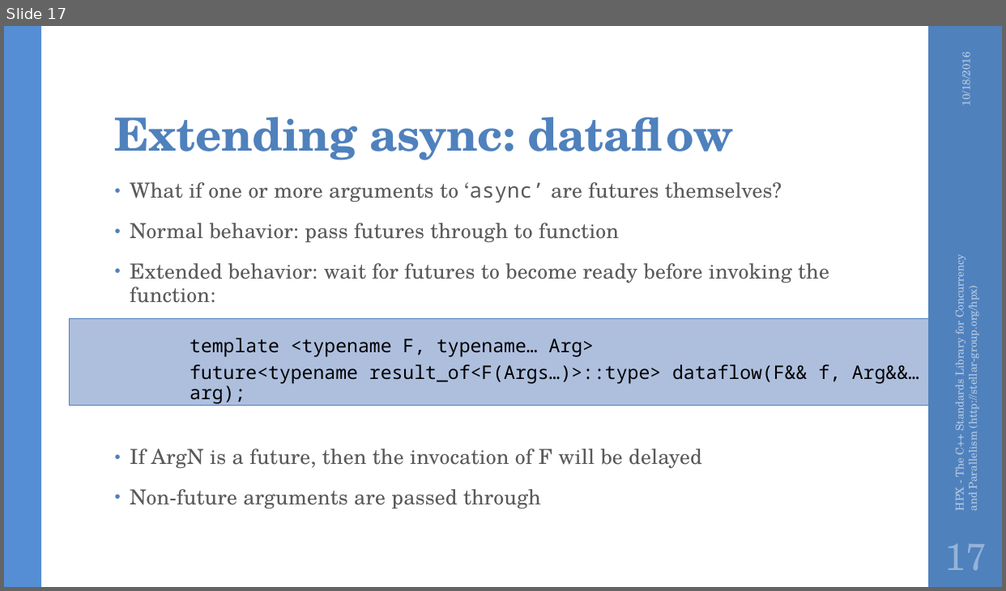
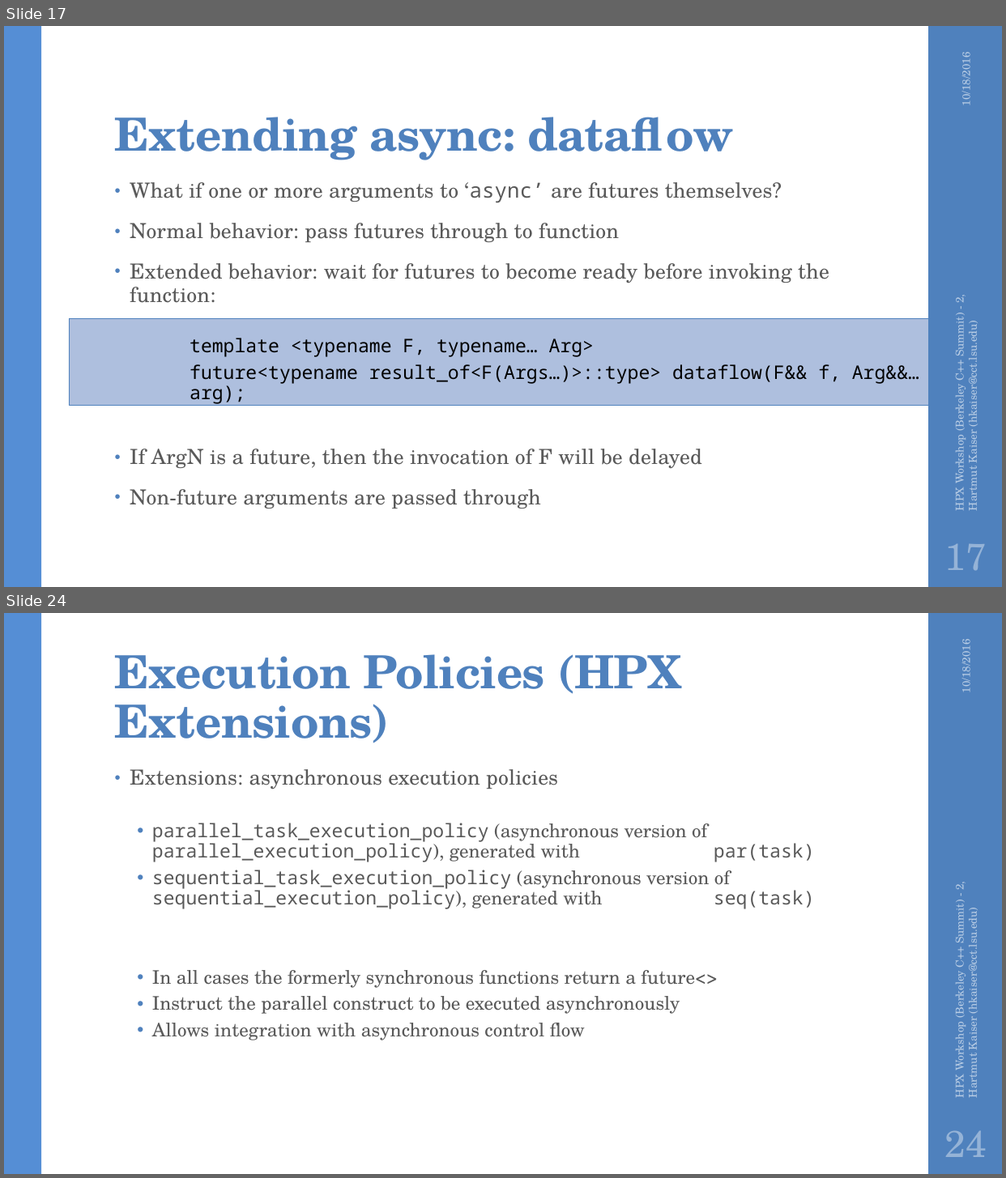
Before and after one commit to STEllAR-GROUP/tutorials, a slide deck: lbl2016/HPX Workshop (Berkeley C++ Summit) - 2.pptx. Shown one above the other, each under a label of ours: slide 17 before the commit, slides 17 and 24 after it; the slides between them are not shown. The pictures are 1006x591 and 1006x1178 pixels, drawn with LibreOffice and Linux fonts; fonts in the diff are those of the drawing; background and template pictures are left out. Boxes give left, top, right and bottom in pixels: in the first picture for what was removed or moved away, otherwise in the second. Text is boxed around its words. In the diff, an @@ line names an element or a change of style, - is before the commit and + after.

```diff
--- a/lbl2016/HPX Workshop (Berkeley C++ Summit) - 2.pptx
+++ b/lbl2016/HPX Workshop (Berkeley C++ Summit) - 2.pptx
@@ slide 24 added at (4,613,1002,1174), background #FFFFFF; not listed: 2 template elements that a slide beside it also shows @@
@@ title added at (115,654,681,743), 44 pt, text #4F81BD, bold @@
+Execution Policies (HPX Extensions)
@@ text added at (957,644,974,692), 10.5 pt, text #B9CDE5 @@
+10/18/2016
@@ text added at (152,823,815,1041), 18 pt, text #595959 @@
+• Extensions: asynchronous execution policies
+  • parallel_task_execution_policy (asynchronous version of parallel_execution_policy), generated with par(task)
+  • sequential_task_execution_policy (asynchronous version of sequential_execution_policy), generated with seq(task)
+  • In all cases the formerly synchronous functions return a future<>
+  • Instruct the parallel construct to be executed asynchronously
+  • Allows integration with asynchronous control flow
@@ text added at (951,882,980,1097), 10.5 pt, text #B9CDE5 @@
+HPX Workshop (Berkeley C++ Summit) - 2, Hartmut Kaiser (hkaiser@cct.lsu.edu)
@@ page number added at (945,1131,987,1157), 36 pt, text #95B3D7 @@
+24
@@ slide 17 changed as well @@
@@ text at (951,295,980,510): text changed @@
-HPX - The C++ Standards Library for Concurrency and Parallelism (http://stellar-group.org/hpx)
+HPX Workshop (Berkeley C++ Summit) - 2, Hartmut Kaiser (hkaiser@cct.lsu.edu)
```
Also in this commit, not shown: 17 other slides changed, 24 other slides added, 4 other files.
